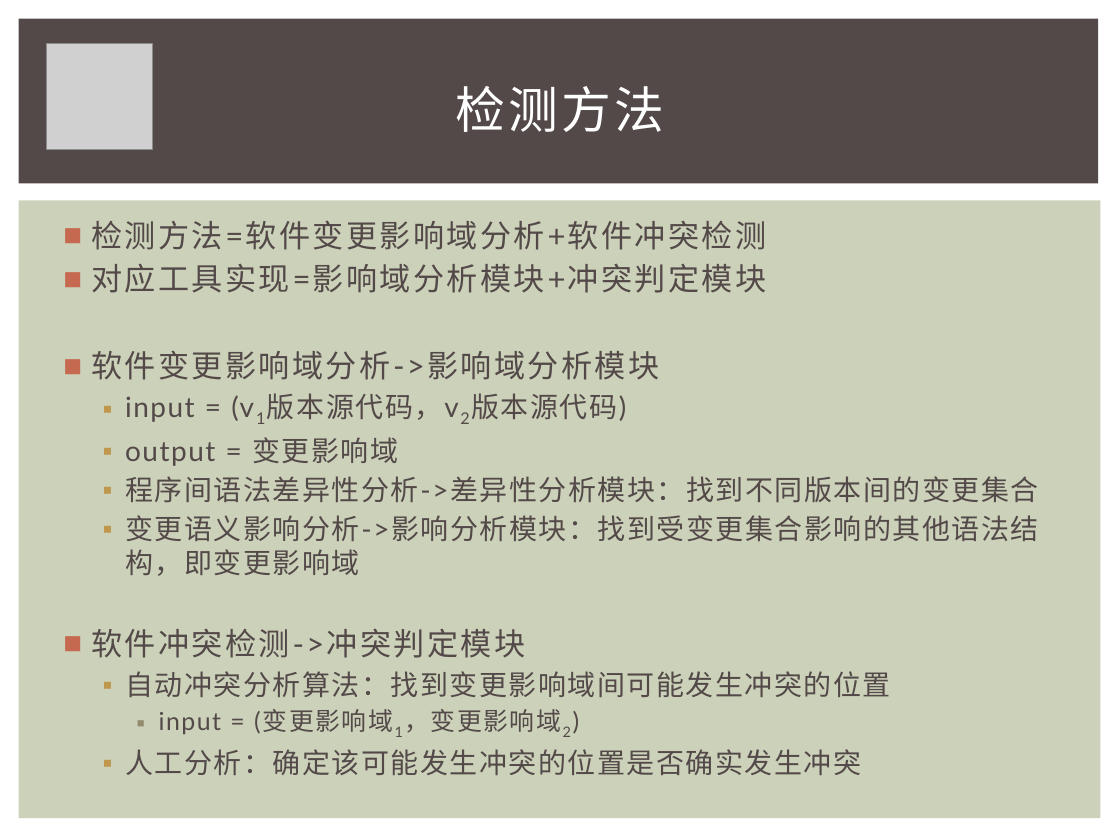
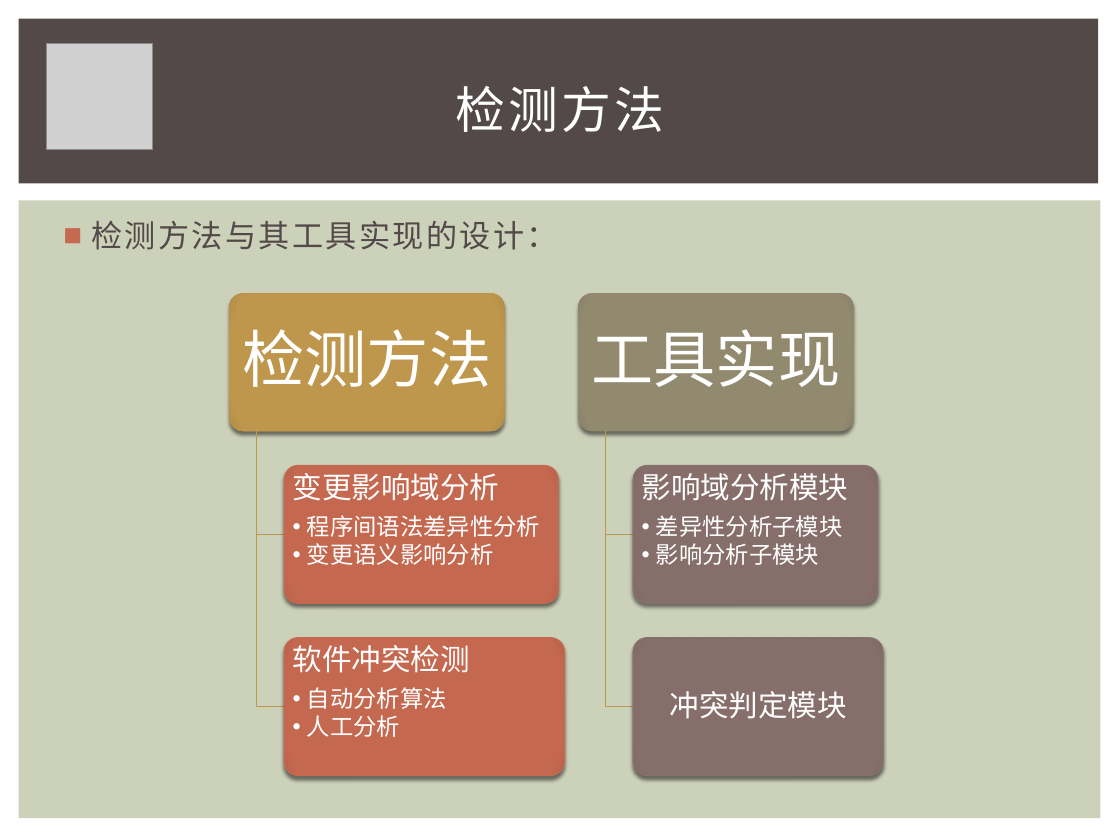
Before and after one commit to iewrer/mythesis, a slide deck: slide 7 of 答辩PPT.pptx. Drawn at 1120x840 pixels with LibreOffice and Linux fonts; fonts in the diff are those of the drawing; grey boxes stand for pictures. Boxes give left, top, right and bottom in pixels: in the first picture for what was removed or moved away, otherwise in the second. Text is boxed around its words. In the diff, an @@ line names an element or a change of style, - is before the commit and + after.

```diff
--- a/答辩PPT.pptx
+++ b/答辩PPT.pptx
@@ text at (91, 221, 558, 250): text changed; size 18 to 20 pt @@
-■ 检测方法=软件变更影响域分析+软件冲突检测
-■ 对应工具实现=影响域分析模块+冲突判定模块
-■ 软件变更影响域分析->影响域分析模块
-  ▪ input = (v1版本源代码，v2版本源代码)
-  ▪ output = 变更影响域
-  ▪ 程序间语法差异性分析->差异性分析模块：找到不同版本间的变更集合
-  ▪ 变更语义影响分析->影响分析模块：找到受变更集合影响的其他语法结构，即变更影响域
-■ 软件冲突检测->冲突判定模块
-  ▪ 自动冲突分析算法：找到变更影响域间可能发生冲突的位置
-    ▪ input = (变更影响域1，变更影响域2)
-  ▪ 人工分析：确定该可能发生冲突的位置是否确实发生冲突
+■ 检测方法与其工具实现的设计：
@@ group added at (230, 293, 883, 775): 6 rounded rectangles, 6 texts, 4 freeform shapes @@
+检测方法
+变更影响域分析
+  •• 程序间语法差异性分析
+  •• 变更语义影响分析
+软件冲突检测
+  •• 自动分析算法
+  •• 人工分析
+工具实现
+影响域分析模块
+  •• 差异性分析子模块
+  •• 影响分析子模块
+冲突判定模块
```
Also in this commit, not shown: 12 other slides changed, 2 slides added, 2 slides removed.
